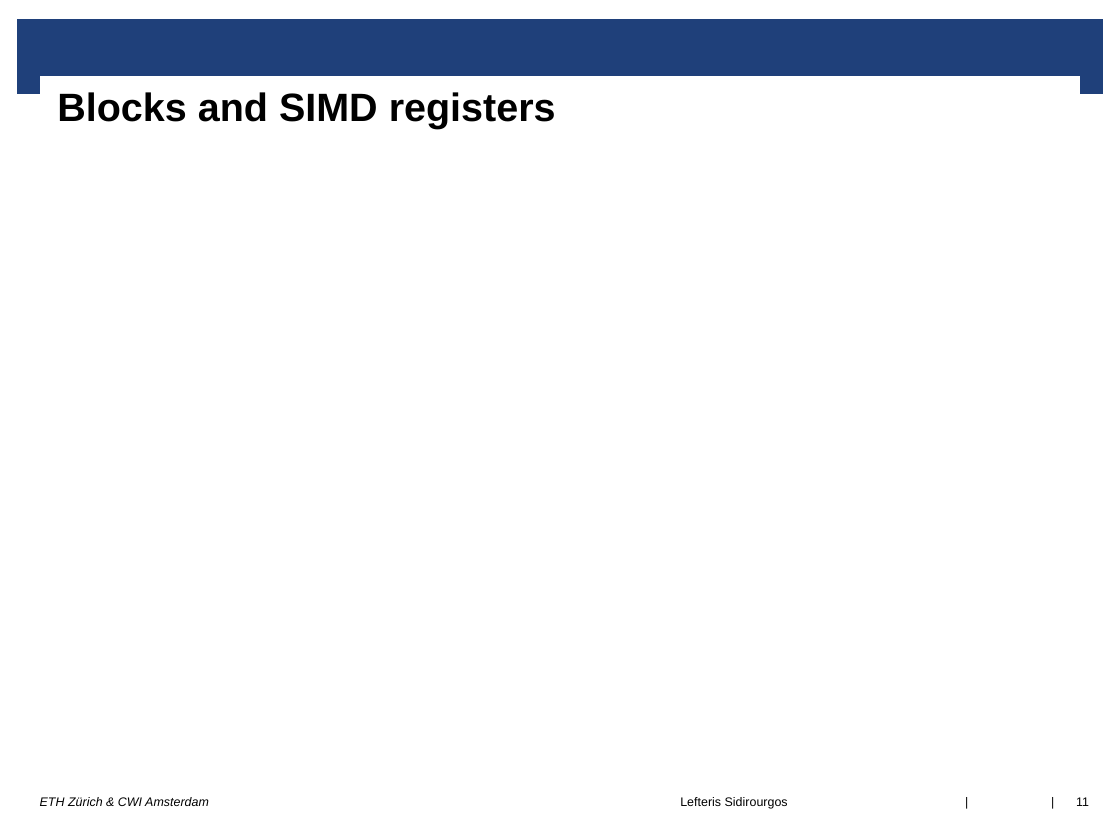
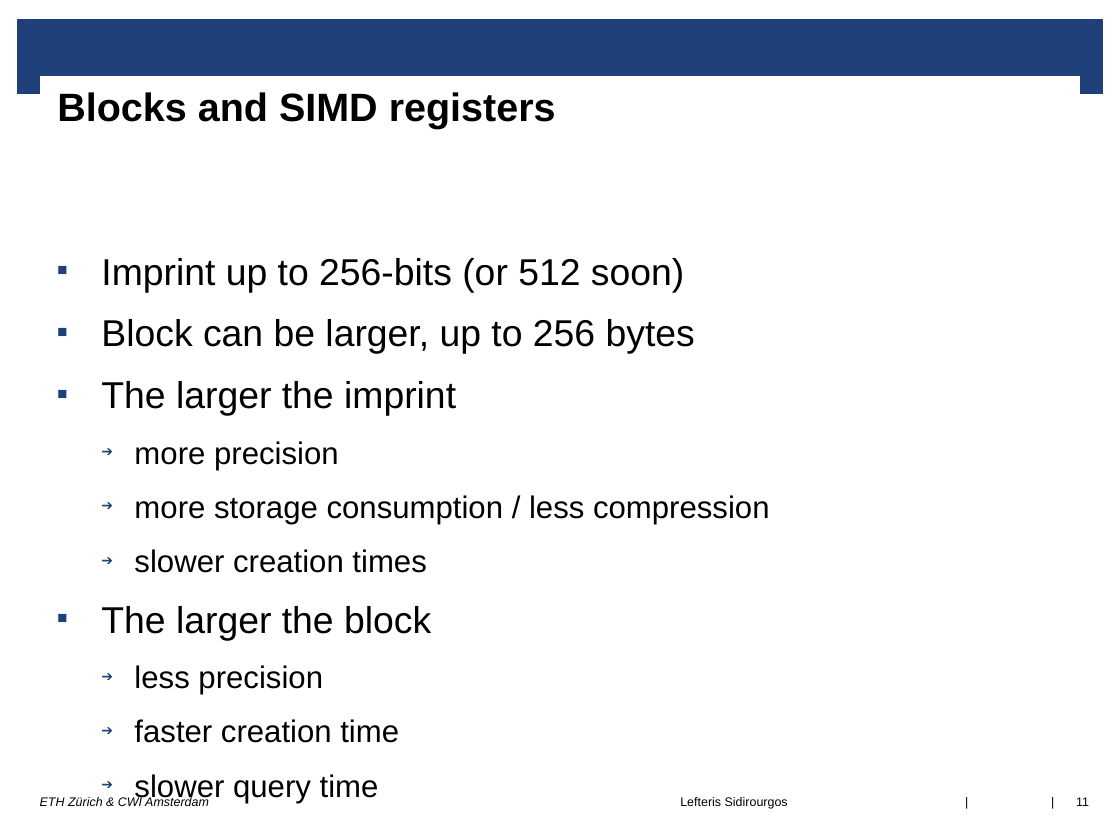
Before and after one commit to lsidir/imprints, a slide deck: slide 11 of DaMoN-paper/presentation/damon17.odp. Drawn at 1120x840 pixels with LibreOffice and Linux fonts; fonts in the diff are those of the drawing; background and template pictures are left out. Boxes give left, top, right and bottom in pixels: in the first picture for what was removed or moved away, otherwise in the second. Text is boxed around its words. In the diff, an @@ line names an element or a change of style, - is before the commit and + after.

```diff
--- a/DaMoN-paper/presentation/damon17.odp
+++ b/DaMoN-paper/presentation/damon17.odp
@@ text added at (x1=101, y1=258, x2=770, y2=743), 20 pt, text #000000 @@
+■ Imprint up to 256-bits (or 512 soon)
+■ Block can be larger, up to 256 bytes
+■ The larger the imprint
+  ➔ more precision
+  ➔ more storage consumption / less compression
+  ➔ slower creation times
+■ The larger the block
+  ➔ less precision
+  ➔ faster creation time
+  ➔ slower query time
```
Also in this commit, not shown: 5 other slides changed, 2 slides added, 1 slide removed.
